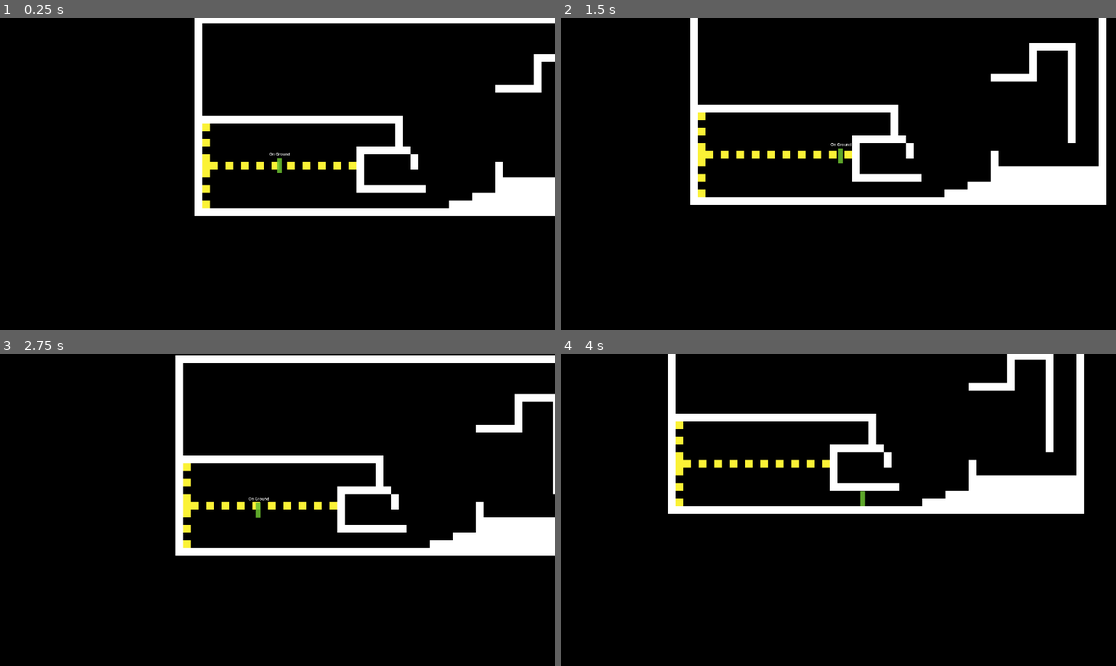
Above: before the commit, frames 1-4 (two rows, left to right).
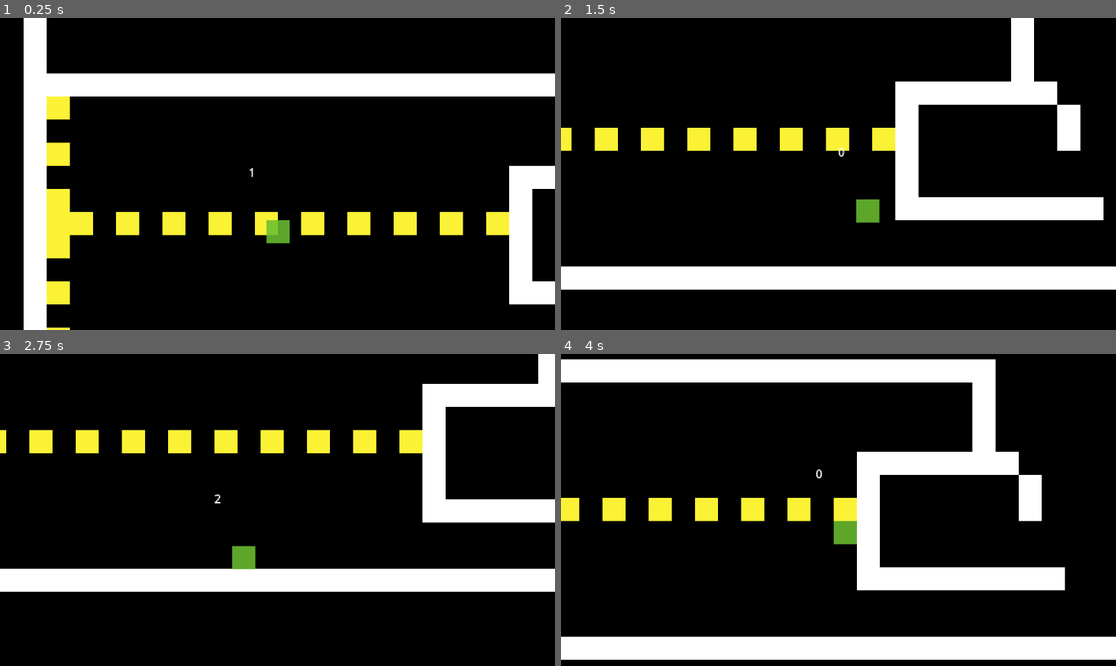
Above: after the commit, the same moments.

Repository: Acb1212/MetroidVaniaGame
Game: Godot game, scene res://game.tscn
The game is run twice, just before and just after one commit, with the same random seed, the same clock (stepped at 60 frames per second) and the same inputs.
Inputs:
- Up to frame 1 (0.25 s): no input
- Up to frame 2 (1.5 s): tap Enter (player_down) at 0.5 s; hold Space (player_jump) 0.53-1.28 s; hold Right (ui_right) from 0.53 s (still down); tap Shift (player_dash) at 0.6 s; tap Space (player_jump) at 1.35 s
- Up to frame 3 (2.75 s): tap Space (player_jump) at 1.52, 1.82 s; tap Shift (player_dash) at 1.55, 2.1 s; release Right (ui_right) at 2.03 s; hold Left (ui_left) from 2.03 s (still down); hold Space (player_jump) from 2.03 s (still down)
- Up to frame 4 (4 s): release Left (ui_left) at 2.78 s; release Space (player_jump) at 2.78 s; hold Right (ui_right) from 2.78 s (still down); tap Shift (player_dash) at 2.85 s; tap Space (player_jump) at 3.02, 3.32 s; hold Space (player_jump) from 3.53 s (still down)

The runs differ from the first frame. In frame 1, 25% of the frame differs, in the area x 4-100%, y 0-100%; in frame 2, 24%; in frame 3, 24%; in frame 4, 30%, in the area x 0-100%, y 0-98%.

Commit message:
Movement
Finalized unpolished player movement. Added variable jump #

Diff:
--- a/Objects/playerObject/player.gd
+++ b/Objects/playerObject/player.gd
@@ -6,6 +6,9 @@
 var FACING = 1          # Player's last directional Input
 
 @onready var playerSprite = $Sprite2D
+@onready var playerLabel = $Label
+var currentJumps = 1
+
 
 func _physics_process(delta):
 	DIRECTION = Input.get_axis("ui_left", "ui_right")
--- a/Objects/playerObject/player.tscn
+++ b/Objects/playerObject/player.tscn
@@ -1,14 +1,13 @@
-[gd_scene load_steps=8 format=3 uid="uid://nt8qf500pa5s"]
+[gd_scene load_steps=7 format=3 uid="uid://nt8qf500pa5s"]
 
 [ext_resource type="Script" path="res://Objects/playerObject/player.gd" id="1_n468u"]
 [ext_resource type="Texture2D" uid="uid://2f4i8a7oqdl7" path="res://Resources/Textures/PlaceHolders.png" id="2_uy521"]
 [ext_resource type="Script" path="res://Resources/templateObjects/stateMachine/stateMachine.gd" id="3_xcjq2"]
 [ext_resource type="Script" path="res://Objects/playerObject/playerStates/playerMoveState.gd" id="4_dn36a"]
 [ext_resource type="Script" path="res://Objects/playerObject/playerStates/playerDodgeState.gd" id="5_e4krt"]
-[ext_resource type="Script" path="res://Objects/playerObject/playerWallSlideState.gd" id="6_wqlcr"]
 
 [sub_resource type="RectangleShape2D" id="RectangleShape2D_ahqda"]
-size = Vector2(20, 61)
+size = Vector2(32, 31)
 
 [node name="Player" type="CharacterBody2D"]
 script = ExtResource("1_n468u")
@@ -20,16 +19,15 @@
 [node name="Sprite2D" type="Sprite2D" parent="."]
 modulate = Color(1, 1, 1, 0.87451)
 position = Vector2(-9.53674e-07, -30.5)
-scale = Vector2(0.625, 1.90625)
 texture = ExtResource("2_uy521")
 region_enabled = true
 region_rect = Rect2(32, 32, 32, 32)
 
 [node name="Label" type="Label" parent="."]
 offset_left = -41.0
-offset_top = -90.0
+offset_top = -124.0
 offset_right = 45.0
-offset_bottom = -67.0
+offset_bottom = -101.0
 text = "On Ground"
 
 [node name="stateMachineClass" type="Node2D" parent="." node_paths=PackedStringArray("stateMachineOwner", "initialState")]
@@ -39,10 +37,6 @@
 
 [node name="playerMoveState" type="Node2D" parent="stateMachineClass"]
 script = ExtResource("4_dn36a")
-move_distance = 8.0
 
 [node name="playerDodgeState" type="Node2D" parent="stateMachineClass"]
 script = ExtResource("5_e4krt")
-
-[node name="playerWallSlideState" type="Node2D" parent="stateMachineClass"]
-script = ExtResource("6_wqlcr")
--- a/Objects/playerObject/playerStates/playerMoveState.gd
+++ b/Objects/playerObject/playerStates/playerMoveState.gd
@@ -2,99 +2,142 @@
 
 # Horizontal Movement Exports
 @export_group("Walk Variables")
-@export var move_distance: float = 4.0
-@export_subgroup("Timers")
-@export var accelerate_time: float = 1
-@export var deccelerate_time: float = 0.5
+@export var move_distance: float = 3.0
+@export var move_time: float = 1.0
+@export var accelerate_time: float = 0.5
+@export var friction_time: float = 0.5
+@export var air_friction_time: float = 0.5
+
 
 # Vertical Movement Exports
 @export_group("Jump Variables")
-@export var jump_height: float = 4.0
-@export_subgroup("Jump Timers")
-@export var peakTime: float = 0.5
-@export var floatTime: float = 0.2
-@export var fallTime: float = 0.5
-@export_subgroup("Coyote Time & Jump Buffer Timer")
+@export var jump_count: float = 2
+@export var jump_height: float = 2
+@export var wall_jump_distance: float = 4.0
+@export var wall_jump_height: float = 2.0
+
+@export var peakTime: float = 0.35
+@export var fallTime: float = 0.3
+
 @export var jumpEaseTime: float = 0.1
 @export var jumpBufferTime: float = 0.1
 
-
-
 # Horizontal Movement Variables
-var MAX_VELOCITY  # player's Max Speed after Acceleration.
-var ACCELERATION  # player's Acceleration while pressing move-key.
-var FRICTION      # player's Friction while not pressing move-key.
+var MAX_VELOCITY
+var MOVE_ACCELERATION
+var MOVE_FRICTION
 
 # Vertical Movement Variables
 var JUMP_VELOCITY
-var RISING_GRAVITY
-var FALLING_GRAVITY
-var AIR_RESISTANCE
-var SLIP_VELOCITY
-var SLIDE_VELOCITY
+var JUMP_GRAVITY1
+var JUMP_GRAVITY2
+var JUMP_FRICTION
 
-var canJump = true;
+var WALLJUMP_VELOCITY_X
+var WALLJUMP_VELOCITY_Y
+
+var canJump = false;
+var canWallJump = false
 var jumpBuffer = false;
+var wallJumpBuffer = false;
 var jumpCounter: int
+
+var isSliding = false
+
 
 func enterState():
 	player = stateMachine.stateMachineOwner
-	MAX_VELOCITY = (2 * move_distance * player.tileSize)   # player's Max Speed after Acceleration.
-	ACCELERATION = (MAX_VELOCITY)/(accelerate_time)        # player's Acceleration while pressing move-key.
-	FRICTION     = (MAX_VELOCITY)/(deccelerate_time)       # player's Friction while not pressing move-key.
-	AIR_RESISTANCE = (MAX_VELOCITY)/2.0
+	MAX_VELOCITY      = ( 2.0 * move_distance * player.tileSize)/move_time
+	MOVE_ACCELERATION = (MAX_VELOCITY)/(accelerate_time)
+	MOVE_FRICTION     = (MAX_VELOCITY)/(friction_time)
 
-	JUMP_VELOCITY   = (-2.0 * jump_height * player.tileSize) / (peakTime)
-	RISING_GRAVITY  = ( 2.0 * jump_height * player.tileSize) / (peakTime * peakTime)
-	FALLING_GRAVITY = ( 2.0 * jump_height * player.tileSize) / (fallTime * fallTime)
+	JUMP_VELOCITY     = ( -2.0 * jump_height * player.tileSize) / (peakTime)
+	JUMP_GRAVITY1     = ( 2 * jump_height * player.tileSize) / (peakTime * peakTime)
+	JUMP_GRAVITY2     = ( 2 *  jump_height * player.tileSize) / (fallTime * fallTime)
+	JUMP_FRICTION     = (  MAX_VELOCITY ) / air_friction_time
 
-func updatePhysics(delta):
+	WALLJUMP_VELOCITY_X = ( 2.0 * wall_jump_distance * player.tileSize ) / move_time
+	WALLJUMP_VELOCITY_Y = ( 2.0 * wall_jump_height   * player.tileSize ) / peakTime
 
 
 
+
+func updatePhysics(delta):
 	getGravity(delta)
 	playerMovement(delta)
 	playerJump(delta)
 
+	player.playerLabel.text = str(player.currentJumps)
 
-	if Input.is_action_just_pressed("player_dash") and player.is_on_floor():
+	if Input.is_action_just_pressed("player_dash"):
 		Transitioned.emit(self, "playerDodgeState")
 
-	if player.is_on_wall() and player.DIRECTION:
-		Transitioned.emit(self, "playerWallSlideState")
-
 func getGravity(delta):
-	var grav = RISING_GRAVITY if player.velocity.y < 0.0 else FALLING_GRAVITY
+	var grav = JUMP_GRAVITY1 if player.velocity.y < 0.0 else JUMP_GRAVITY2
 	player.velocity.y += grav * delta
 
 func playerMovement(delta):
 	if player.DIRECTION != 0:
-		player.velocity.x = lerp(player.velocity.x, player.DIRECTION * MAX_VELOCITY, ACCELERATION * delta * delta)
+		player.playerLabel.text = str(canJump)
+		player.velocity.x = lerp(player.velocity.x, player.DIRECTION * MAX_VELOCITY, MOVE_ACCELERATION * delta * delta)
 	else:
 		if player.is_on_floor():
-			player.velocity.x = lerp(player.velocity.x, 0.0, FRICTION * delta * delta)
+			player.velocity.x = lerp(player.velocity.x, 0.0, MOVE_FRICTION * delta * delta)
 		else:
-			player.velocity.x = lerp(player.velocity.x, 0.0, AIR_RESISTANCE * delta * delta)
+			player.velocity.x = lerp(player.velocity.x, 0.0, JUMP_FRICTION * delta * delta)
 
 func playerJump(delta):
 	if player.is_on_floor():
+		player.currentJumps = jump_count
+
+	if player.is_on_floor() or (player.currentJumps != 0  and !canWallJump):
 		canJump = true
+		wallJumpBuffer = false
 		if jumpBuffer:
 			player.velocity.y = JUMP_VELOCITY
 			canJump = false
 			jumpBuffer = false
 	else:
-		if canJump:
-			get_tree().create_timer(jumpEaseTime).timeout.connect(jumpEaseTimeout)
+		get_tree().create_timer(jumpEaseTime).timeout.connect(jumpEaseTimeout)
+
+
+
+
+
+	if player.is_on_wall_only():
+		canWallJump = true
+		if wallJumpBuffer:
+			player.velocity.y = JUMP_VELOCITY
+			player.velocity.x = MAX_VELOCITY * player.get_wall_normal().x
+			canWallJump = false
+			wallJumpBuffer = false
+	else:
+		canWallJump = false
+
 
 	if Input.is_action_just_pressed("player_jump"):
 		if canJump:
+			player.currentJumps -=1
 			player.velocity.y = JUMP_VELOCITY
 			canJump = false
 		else:
 			jumpBuffer = true
 			get_tree().create_timer(jumpBufferTime).timeout.connect(jumpBufferTimeout)
 
+		if canWallJump:
+			player.velocity.y = JUMP_VELOCITY
+			player.velocity.x = MAX_VELOCITY * player.get_wall_normal().x
+			canWallJump = false
+		else:
+			if !player.is_on_floor():
+				wallJumpBuffer = true
+				get_tree().create_timer(jumpBufferTime).timeout.connect(wallJumpBufferTimeout)
+
+
+
+
+
+	# Variable Jump
 	if Input.is_action_pressed("player_jump"):
 		jumpCounter += 1
 
@@ -105,8 +148,15 @@
 		if jumpCounter < 12:
 			player.velocity.y *= 0.5
 
+
 func jumpEaseTimeout():
 	canJump = false
 
+func wallJumpEaseTimeout():
+	canWallJump = false
+
 func jumpBufferTimeout():
 	jumpBuffer = false
+
+func wallJumpBufferTimeout():
+	wallJumpBuffer =  false
--- a/Objects/playerObject/playerWallSlideState.gd
+++ /dev/null
@@ -1,49 +0,0 @@
-extends stateClass
-
-@export_group("Wall Slide Variables")
-@export var slipDist: float = 8.0
-@export var slideDist: float = 30.0
-@export var slipTime: float = 2
-
-@export_group("Wall Jump Variables")
-@export var jumpHeight: float = 0.75
-@export var jumpDist: float = 1
-@export var controlTime: float = .1
-
-var SLIP_VELOCITY
-var SLIDE_VELOCITY
-var JUMP_VELOCITY
-var MOVE_VELOCITY
-
-func enterState():
-	player = stateMachine.stateMachineOwner
-	SLIP_VELOCITY = (slipDist * player.tileSize)/slipTime
-	SLIDE_VELOCITY = (slideDist * player.tileSize)/slipTime
-	JUMP_VELOCITY = (-jumpDist * player.tileSize)/controlTime
-	MOVE_VELOCITY = (jumpDist * player.tileSize)/controlTime
-
-func updatePhysics(delta):
-	playerWallSlide(delta)
-	playerWallJump(delta)
-
-	if player.is_on_floor():
-		Transitioned.emit(self, "playerMoveState")
-
-func playerWallSlide(delta):
-	print(str(player.get_wall_normal().x) + " : " + str(player.DIRECTION) )
-	if player.is_on_wall():
-		player.velocity.y = SLIP_VELOCITY
-		if Input.is_action_pressed("player_down"):
-			player.velocity.y = SLIDE_VELOCITY
-	if player.get_wall_normal().x == player.DIRECTION and player.is_on_wall():
-		Transitioned.emit(self, "playerMoveState")
-
-func playerWallJump(delta):
-	if Input.is_action_just_pressed("player_jump"):
-		player.velocity.x = MOVE_VELOCITY * player.get_wall_normal().x
-		player.velocity.y = JUMP_VELOCITY
-		player.DIRECTION *= -1
-		get_tree().create_timer(controlTime).timeout.connect(jumpTimeout)
-
-func jumpTimeout():
-	Transitioned.emit(self, "playerMoveState")
--- a/game.tscn
+++ b/game.tscn
@@ -63,13 +63,13 @@
 [node name="TileMap" type="TileMap" parent="."]
 tile_set = SubResource("TileSet_ax3bk")
 format = 2
-layer_0/tile_data = PackedInt32Array(1703943, 196608, 1, 170 …(1360 unchanged characters)…  65554, 196608, 1, 65555, 196608, 1, 65556, 196608, 1, 65557, 196608, 1, 65558, 196608, 1, 65559, 196608, 1, 65560, 196608, 1, 65561, 196608, 1, 65562, 196608, 1, 65563, 196608, 1, 65564, 196608, 1, 65565, 196608, 1, 65566, 196608, 1, 65567, 196608, 1, 65568,  …(4511 unchanged characters)…
+layer_0/tile_data = PackedInt32Array(1703943, 196608, 1, 170 …(1360 unchanged characters)…  65554, 196608, 1, 65555, 196608, 1, 65566, 196608, 1, 65567, 196608, 1, 65568,  …(4511 unchanged characters)…
 
 [node name="Player" parent="." instance=ExtResource("2_orf8q")]
 position = Vector2(576, 656)
 floor_constant_speed = true
 
 [node name="Camera2D" type="Camera2D" parent="Player"]
-position = Vector2(-8, 24)
-zoom = Vector2(0.5, 0.5)
+position = Vector2(-1, -83)
+zoom = Vector2(1.5, 1.5)
 position_smoothing_enabled = true
Binary file added: Resources/Textures/cavesofgallet_tiles.png
Not shown, added: Resources/Textures/cavesofgallet_tiles.png.import
